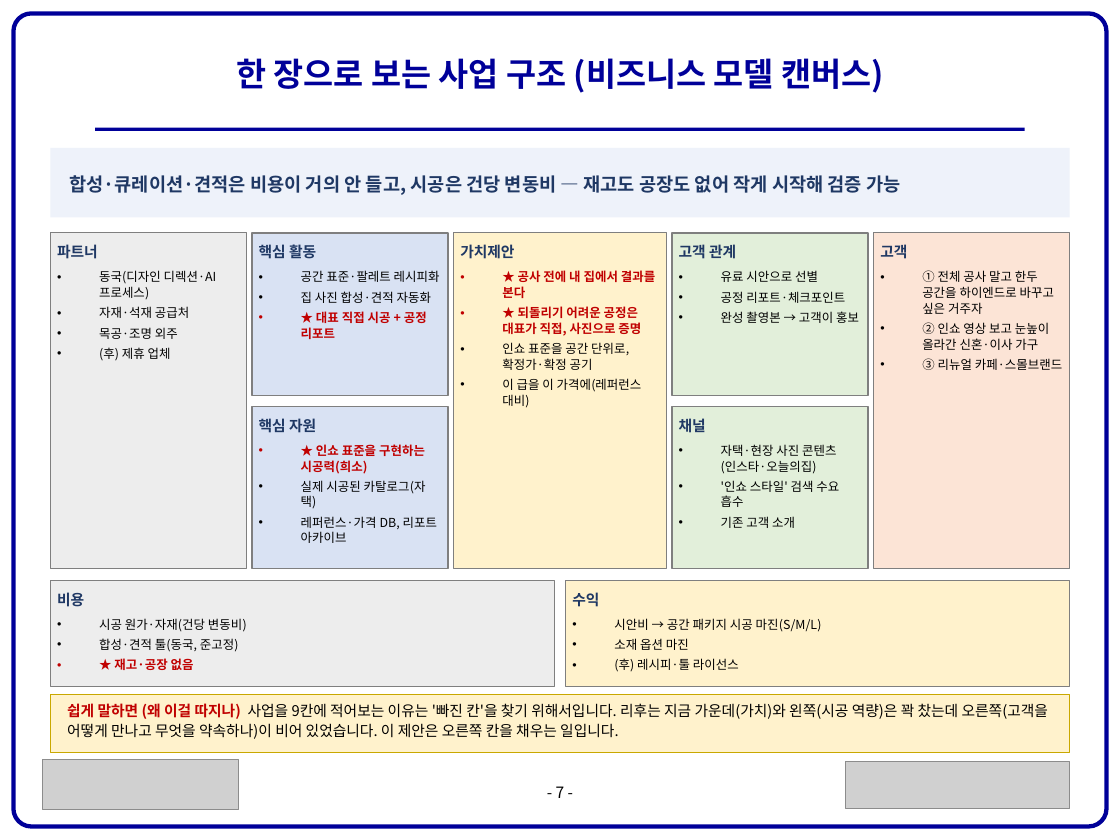
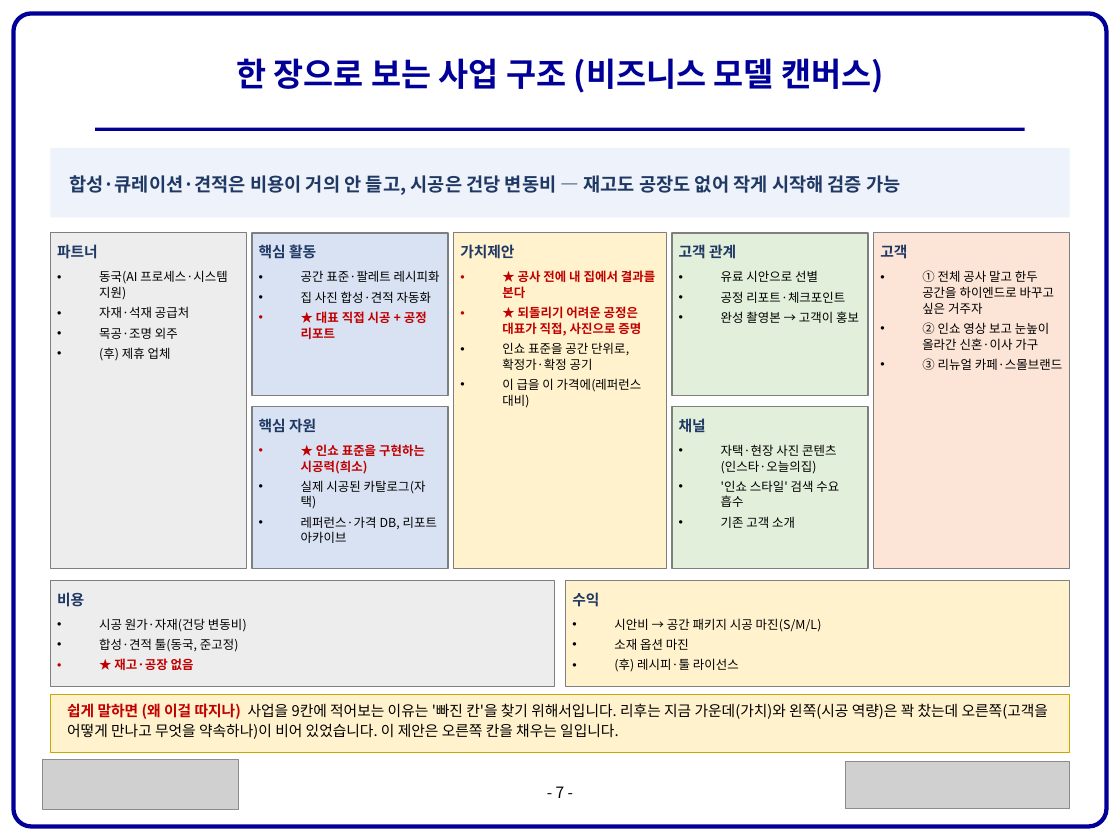
Before and after one commit to donggukson/rehoo, a slide deck: slide 7 of docs/리후디자인_비즈니스모델_제안_효인공유용.pptx. Drawn at 1120x840 pixels with LibreOffice and Linux fonts; fonts in the diff are those of the drawing; grey boxes stand for pictures. Boxes give left, top, right and bottom in pixels: in the first picture for what was removed or moved away, otherwise in the second. Text is boxed around its words. In the diff, an @@ line names an element or a change of style, - is before the commit and + after.

```diff
--- a/docs/리후디자인_비즈니스모델_제안_효인공유용.pptx
+++ b/docs/리후디자인_비즈니스모델_제안_효인공유용.pptx
@@ text at (99, 270, 227, 299): text changed @@
-• 동국(디자인 디렉션·AI 프로세스)
+• 동국(AI 프로세스·시스템 지원)
```
Also in this commit, not shown: 3 other files.
